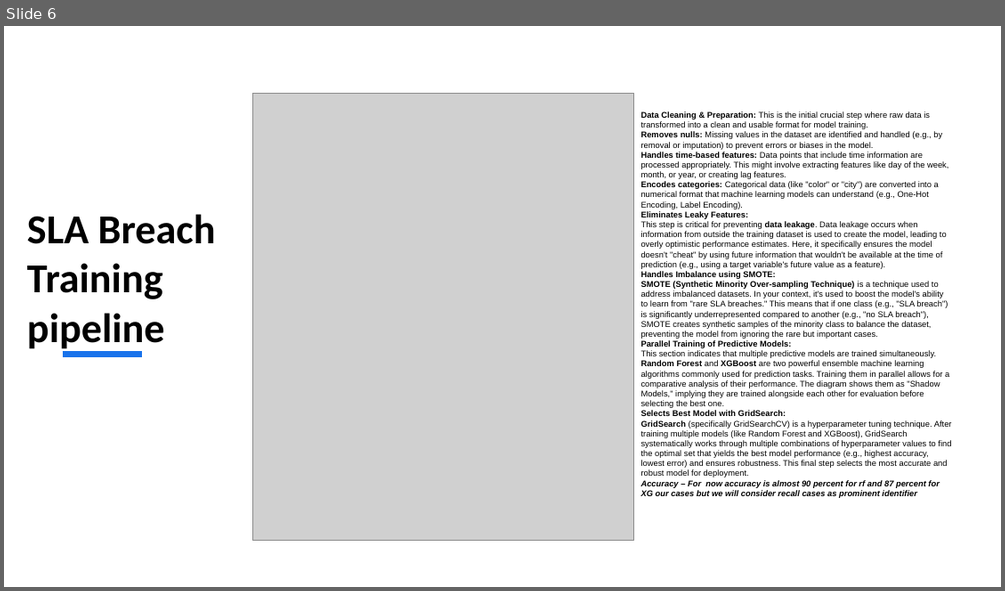
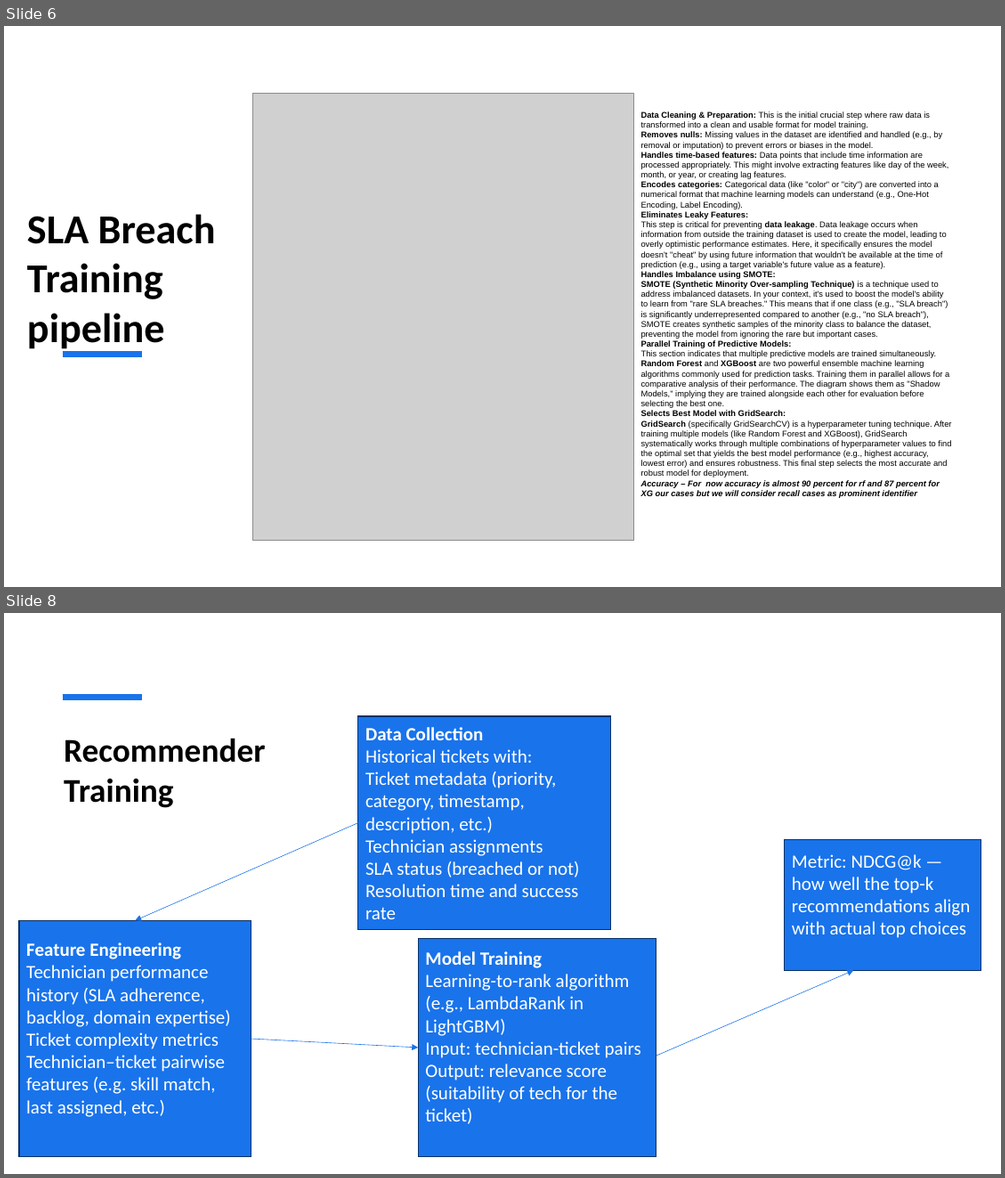
Before and after one commit to abhinavkaushikl/ITSM_SLA_Optimizations, a slide deck: ITSM Predictive SLA Breach.pptx. Shown one above the other, each under a label of ours: slide 6 before the commit, slides 6 and 8 after it; the slides between them are not shown. The pictures are 1005x591 and 1005x1178 pixels, drawn with LibreOffice and Linux fonts; fonts in the diff are those of the drawing; grey boxes stand for pictures. Boxes give left, top, right and bottom in pixels: in the first picture for what was removed or moved away, otherwise in the second. Text is boxed around its words. In the diff, an @@ line names an element or a change of style, - is before the commit and + after.

Commit message:
Recommender

```diff
--- a/ITSM Predictive SLA Breach.pptx
+++ b/ITSM Predictive SLA Breach.pptx
@@ slide 8 added at (4, 613, 1001, 1174), background #FFFFFF @@
@@ line added from (63, 698) to (142, 698), #1973EB 6 pt @@
@@ rectangle added at (358, 716, 611, 929), fill #1973EB, outline #0B3267 1 pt, 18 pt, text #FFFFFF @@
+Data Collection
+Historical tickets with:
+Ticket metadata (priority, category, timestamp, description, etc.)
+Technician assignments
+SLA status (breached or not)
+Resolution time and success rate
@@ title added at (64, 738, 265, 808), 32 pt, text #000000, bold @@
+Recommender Training
@@ arrow added from (358, 823) to (135, 920), #1973EB 0.5 pt @@
@@ rectangle added at (785, 840, 980, 970), fill #1973EB, outline #0B3267 1 pt, 18 pt, text #FFFFFF @@
+Metric: NDCG@k — how well the top-k recommendations align with actual top choices
@@ rectangle added at (19, 920, 251, 1157), fill #1973EB, outline #0B3267 1 pt, 18 pt, text #FFFFFF @@
+Feature Engineering
+Technician performance history (SLA adherence, backlog, domain expertise)
+Ticket complexity metrics
+Technician–ticket pairwise features (e.g. skill match, last assigned, etc.)
@@ rectangle added at (418, 938, 657, 1157), fill #1973EB, outline #0B3267 1 pt, 18 pt, text #FFFFFF @@
+Model Training
+Learning-to-rank algorithm (e.g., LambdaRank in LightGBM)
+Input: technician-ticket pairs
+Output: relevance score (suitability of tech for the ticket)
@@ arrow added from (657, 1055) to (853, 971), #1973EB 0.5 pt @@
@@ arrow added from (251, 1038) to (418, 1047), #1973EB 0.5 pt @@
```
Also in this commit, not shown: 1 slide changed, 2 other slides added, 2 slides removed, 5 other files.
